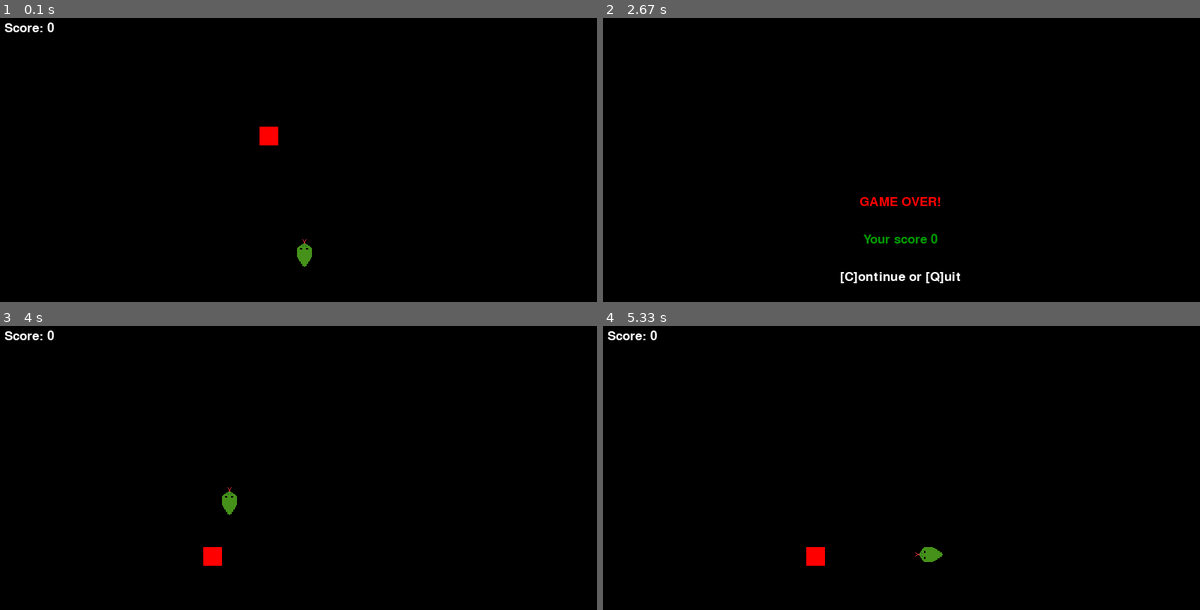
Above: before the commit, frames 1-4 (two rows, left to right).
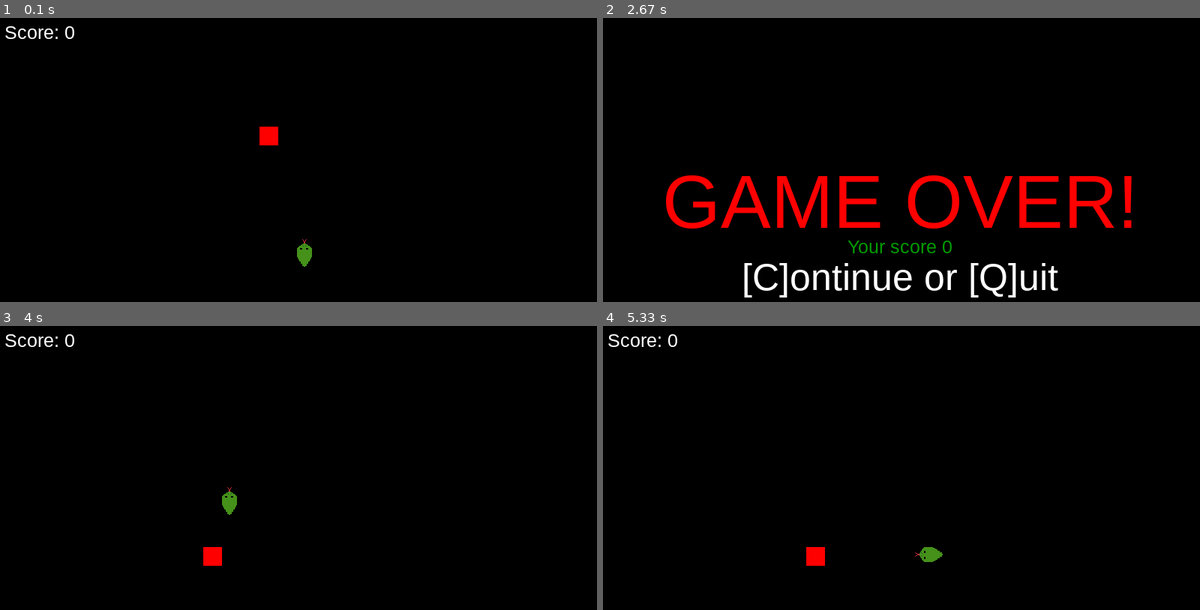
Above: after the commit, the same moments.

Repository: dinghino/pygame-snake
Game: pygame game, started from main.py
Two runs of this game, one before a commit and one after it. Both use one fixed random seed, a clock stepped at 60 frames per second and the inputs below. The source is Python 2; it was converted automatically to run under Python 3.
Inputs:
- Up to frame 1 (0.1 s): no input
- Up to frame 2 (2.67 s): hold D 0.33-0.8 s; hold W 0.83-1.13 s; hold D 1.17-1.63 s; hold A 1.67-2.2 s; tap  at 2.23 s
- Up to frame 3 (4 s): tap C at 2.93 s; hold A 3.27-3.67 s; hold W from 3.7 s (still down)
- Up to frame 4 (5.33 s): release W at 4.07 s; hold D 4.1-4.73 s; hold S 4.77-5.13 s; hold A from 5.17 s (still down)

The runs differ from the first frame. In frame 1, 0.3% of the frame differs, in the area x 0-13%, y 1-8%; in frame 2, 7.4%, in the area x 10-89%, y 55-99%; in frame 3, 0.3%; in frame 4, 0.3%.

Commit message:
text formatting
add text sizes
add font to text
use text sizes on game over screen

Diff:
--- a/main.py
+++ b/main.py
@@ -293,7 +293,9 @@
         self.initResult = pygame.init()
         self.game = pygame.display.set_mode((self.width, self.height))
         pygame.display.set_caption(self.title)
-        self.font = pygame.font.SysFont(None, 25)
+        self.smallfont = pygame.font.SysFont('arial', 25)
+        self.mediumfont = pygame.font.SysFont('arial', 50)
+        self.largefont = pygame.font.SysFont('arial', 100)
         # center of the screen, will be our snake starting point
         self.center = [self.width / 2, self.height / 2]
 
@@ -312,9 +314,19 @@
         self.apple.create()
         self.initialized = True
 
-    def textCentered(self, message, color=WHITE, y_displace=0):
+    def getText(self, message, color, size):
+        if size == 'small':
+            txt = self.smallfont.render(message, True, color)
+        elif size == 'medium':
+            txt = self.mediumfont.render(message, True, color)
+        elif size == 'large':
+            txt = self.largefont.render(message, True, color)
+
+        return txt
+
+    def textCentered(self, message, color=WHITE, y_displace=0, size='small'):
         '''Print a message on the screen to interact with the player. '''
-        txt = self.font.render(message, True, color)
+        txt = self.getText(message, color, size)
         # get the wrapping rectangle for the text
         txtRect = txt.get_rect()
         # center the text container in the window
@@ -325,7 +337,7 @@
 
     def showScore(self):
         text = 'Score: %s' % self.appleEaten
-        screen_text = self.font.render(text, True, WHITE)
+        screen_text = self.getText(text, WHITE, 'small')
         self.game.blit(screen_text, [10, 10])
 
     def increaseSpeed(self):
@@ -419,9 +431,9 @@
     def gameOverLoop(self):
         '''Game Over loop that runs when self.gameOver is True. '''
         self.game.fill(BLACK)
-        self.textCentered('GAME OVER!', RED, y_displace=-50)
-        self.textCentered('Your score %s' % self.appleEaten, GREEN)
-        self.textCentered('[C]ontinue or [Q]uit', y_displace=50)
+        self.textCentered('GAME OVER!', RED, -50, 'large')
+        self.textCentered('Your score %s' % self.appleEaten, GREEN, 10)
+        self.textCentered('[C]ontinue or [Q]uit', y_displace=50, size='medium')
         pygame.display.update()
 
         # ask the user to Continue or Quit
